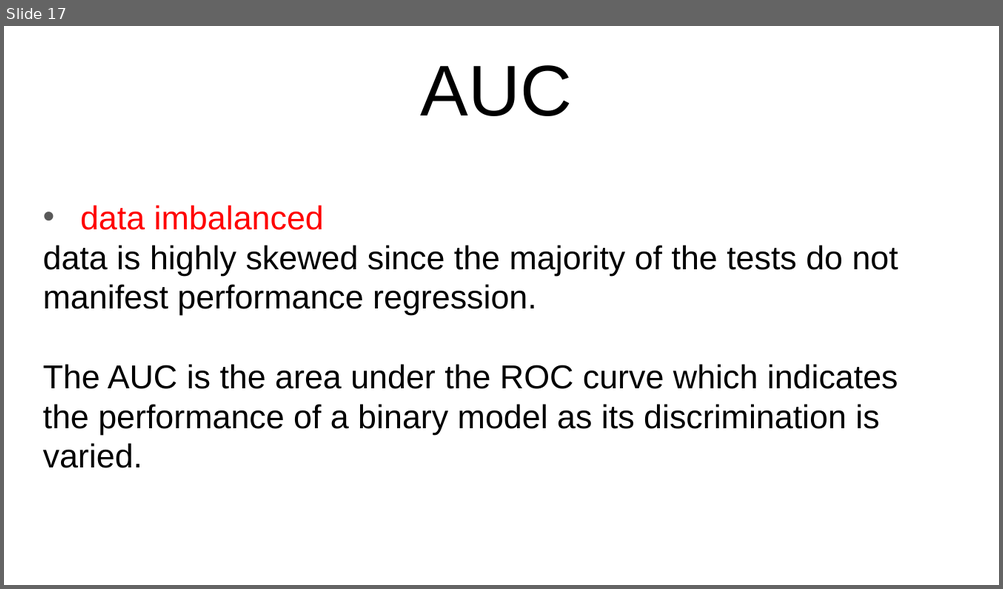
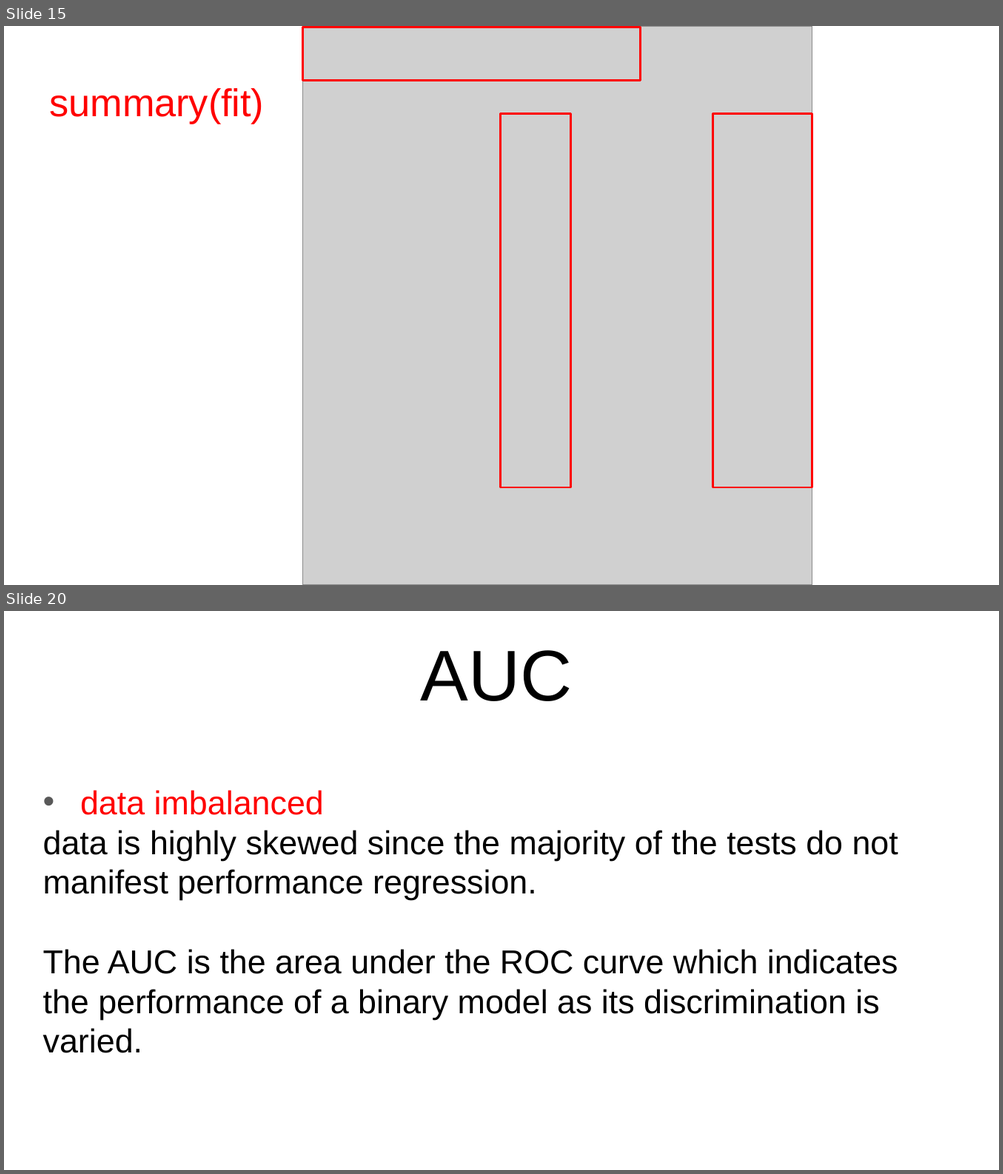
Before and after one commit to jinfuchen/R-model, a slide deck: R model.pptx. Shown one above the other, each under a label of ours: slide 17 before the commit, slides 15 and 20 after it; the slides between them are not shown. The pictures are 1003x589 and 1003x1174 pixels, drawn with LibreOffice and Linux fonts; fonts in the diff are those of the drawing; grey boxes stand for pictures. Boxes give left, top, right and bottom in pixels: in the first picture for what was removed or moved away, otherwise in the second. Text is boxed around its words. In the diff, an @@ line names an element or a change of style, - is before the commit and + after.

```diff
--- a/R model.pptx
+++ b/R model.pptx
@@ slide 15 added at bbox=[4, 26, 999, 585], background #FFFFFF @@
@@ picture added at bbox=[302, 26, 811, 585] @@
@@ rectangle added at bbox=[302, 27, 640, 80], outline #FF0000 1.5 pt @@
@@ text added at bbox=[49, 88, 264, 124], 28 pt, text #FF0000 @@
+summary(fit)
@@ rectangle added at bbox=[501, 113, 571, 488], outline #FF0000 1.5 pt @@
@@ rectangle added at bbox=[713, 113, 813, 488], outline #FF0000 1.5 pt @@
@@ what was slide 17 is now slide 20 @@
```
Also in this commit, not shown: 13 slides changed, 4 other slides added, 1 other file.
